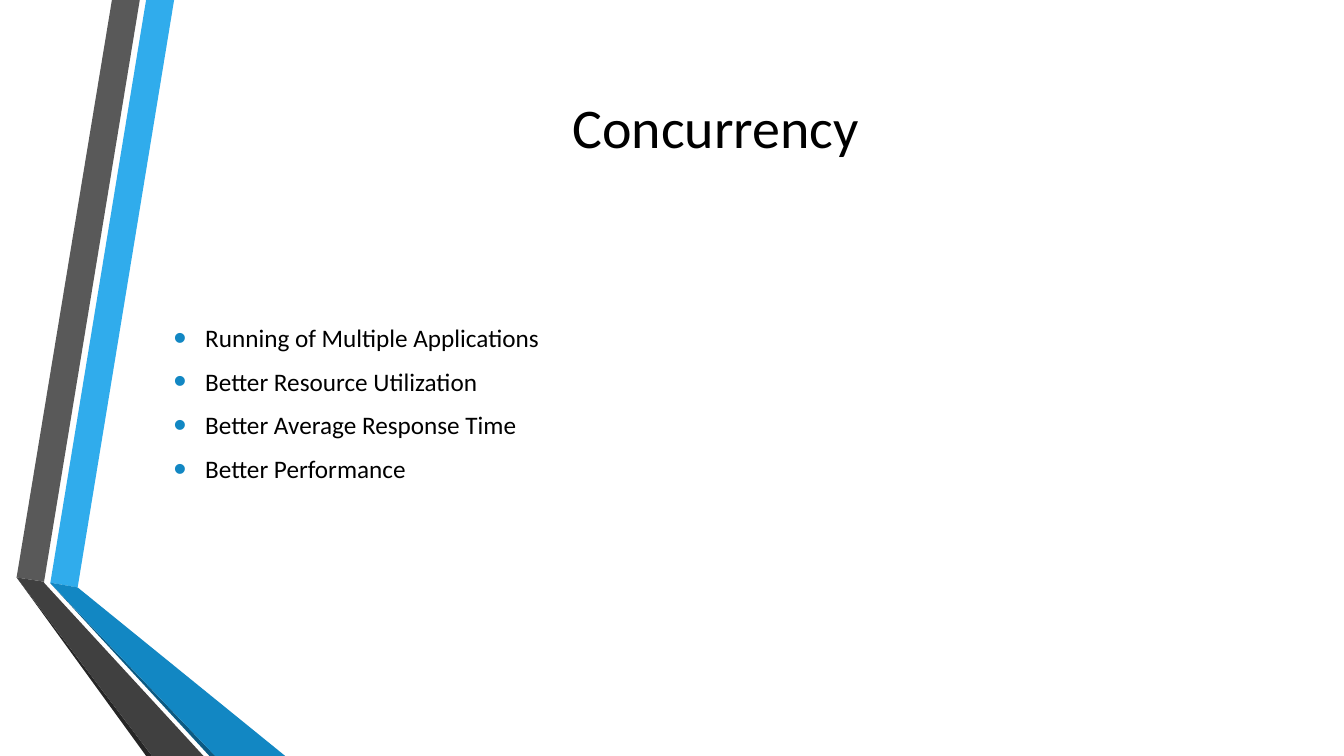
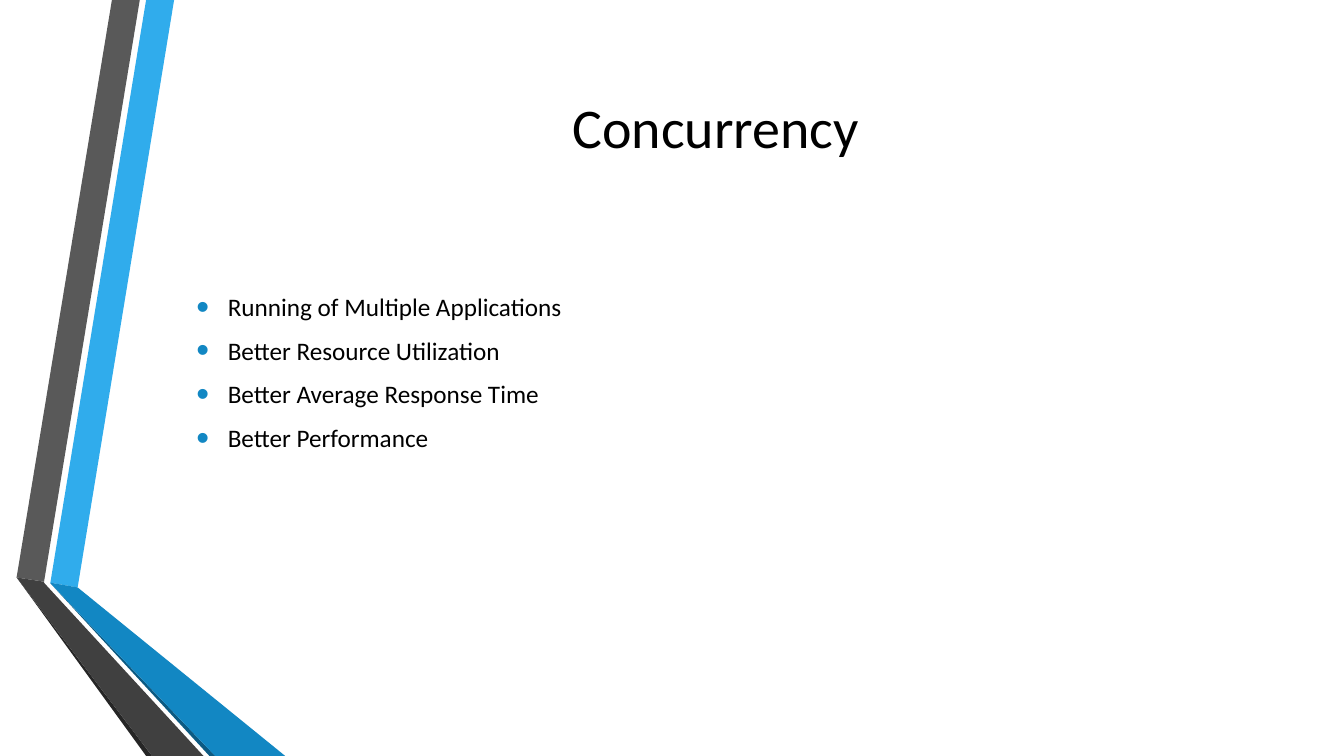
Before and after one commit to kalyank12/SoftwareParadigms, a slide deck: slide 31 of PPT/Group02-Component1.pptx. Drawn at 1344x756 pixels with LibreOffice and Linux fonts; fonts in the diff are those of the drawing; background and template pictures are left out. Boxes give left, top, right and bottom in pixels: in the first picture for what was removed or moved away, otherwise in the second. Text is boxed around its words. In the diff, an @@ line names an element or a change of style, - is before the commit and + after.

```diff
--- a/PPT/Group02-Component1.pptx
+++ b/PPT/Group02-Component1.pptx
@@ text "Running of Multiple Applications": place and size @@
-text "Running of Multiple Applications" at [205,329,538,479]
+text "Running of Multiple Applications" at [228,298,561,447]
```
Also in this commit, not shown: 9 other slides changed, 1 other file.
